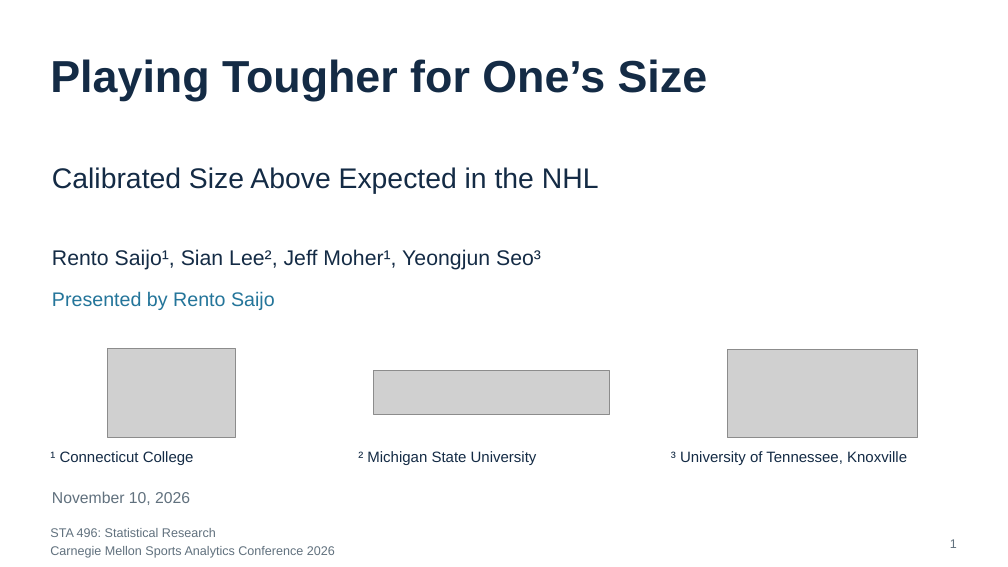
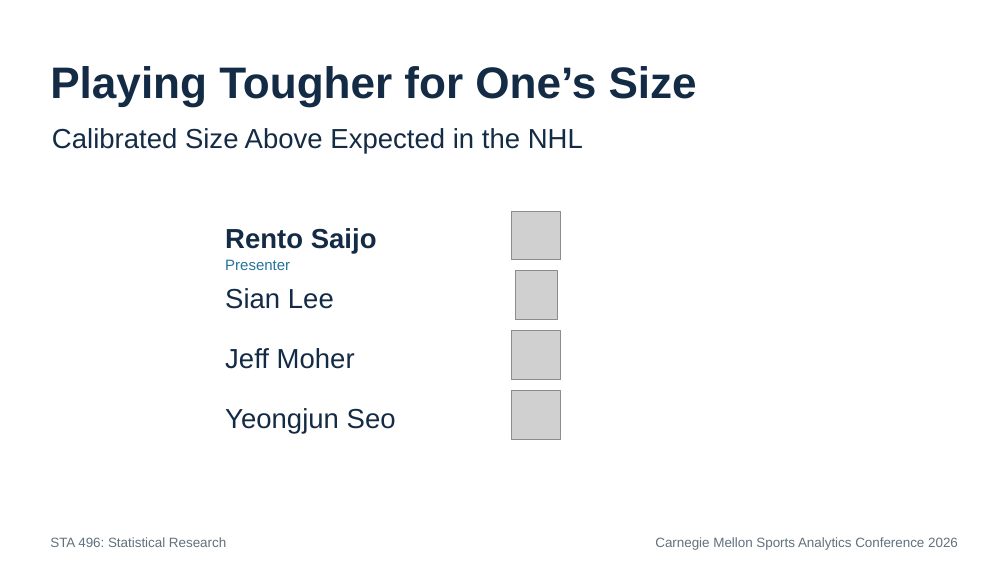
Before and after one commit to RentoSaijo/CSAx_STA496, a slide deck: slide 1 of reports/presentation.pptx. Drawn at 1008x567 pixels with LibreOffice and Linux fonts; fonts in the diff are those of the drawing; grey boxes stand for pictures. Boxes give left, top, right and bottom in pixels: in the first picture for what was removed or moved away, otherwise in the second. Text is boxed around its words. In the diff, an @@ line names an element or a change of style, - is before the commit and + after.

```diff
--- a/reports/presentation.pptx
+++ b/reports/presentation.pptx
@@ text "Playing Tougher for One’s Size": place and size @@
-text "Playing Tougher for One’s Size" at (50,59,708,101)
+text "Playing Tougher for One’s Size" at (50,66,697,107)
@@ text "Playing Tougher for One’s Size" at (50,66,697,107): size 42.8 to 42 pt @@
@@ text "Calibrated Size Above Expected in ...": place and size @@
-text "Calibrated Size Above Expected in ..." at (52,167,599,194)
+text "Calibrated Size Above Expected in ..." at (52,128,583,153)
@@ text "Calibrated Size Above Expected in ..." at (52,128,583,153): size 27 to 26.2 pt @@
@@ text at (225,228,377,254): text changed; size 18.8 to 26.2 pt; text colour #24759A to #142B45; bold on @@
-Presented by Rento Saijo
+Rento Saijo
@@ picture added at (512,211,561,259) @@
@@ text removed at (52,249,541,270) @@
-Rento Saijo¹, Sian Lee², Jeff Moher¹, Yeongjun Seo³
@@ text added at (225,259,290,270), 14.2 pt, text #24759A @@
+Presenter
@@ text added at (225,288,334,309), 26.2 pt, text #142B45 @@
+Sian Lee
@@ picture added at (515,271,557,320) @@
@@ picture removed at (107,349,235,437) @@
@@ text added at (225,348,355,369), 26.2 pt, text #142B45 @@
+Jeff Moher
@@ picture added at (512,331,561,380) @@
@@ picture removed at (727,349,918,438) @@
@@ picture removed at (374,371,609,414) @@
@@ text added at (225,408,396,433), 26.2 pt, text #142B45 @@
+Yeongjun Seo
@@ picture added at (512,391,561,440) @@
@@ text removed at (50,451,194,465) @@
-¹ Connecticut College
@@ text removed at (358,451,537,465) @@
-² Michigan State University
@@ text removed at (671,451,907,465) @@
-³ University of Tennessee, Knoxville
@@ text removed at (52,491,190,505) @@
-November 10, 2026
@@ text "STA 496: Statistical Research": place and size @@
-text "STA 496: Statistical Research" at (50,528,216,537)
+text "STA 496: Statistical Research" at (50,537,226,547)
@@ text "STA 496: Statistical Research" at (50,537,226,547): size 12 to 12.8 pt @@
@@ text "Carnegie Mellon Sports Analytics Conference ...": place and size @@
-text "Carnegie Mellon Sports Analytics Conference ..." at (50,546,335,558)
+text "Carnegie Mellon Sports Analytics Conference ..." at (655,537,958,550)
@@ text "Carnegie Mellon Sports Analytics Conference ..." at (655,537,958,550): size 12 to 12.8 pt; alignment left to right @@
@@ text removed at (950,539,957,548) @@
-1
```
Also in this commit, not shown: 20 other slides changed, 24 slides added, 9 slides removed, 1 other file.
